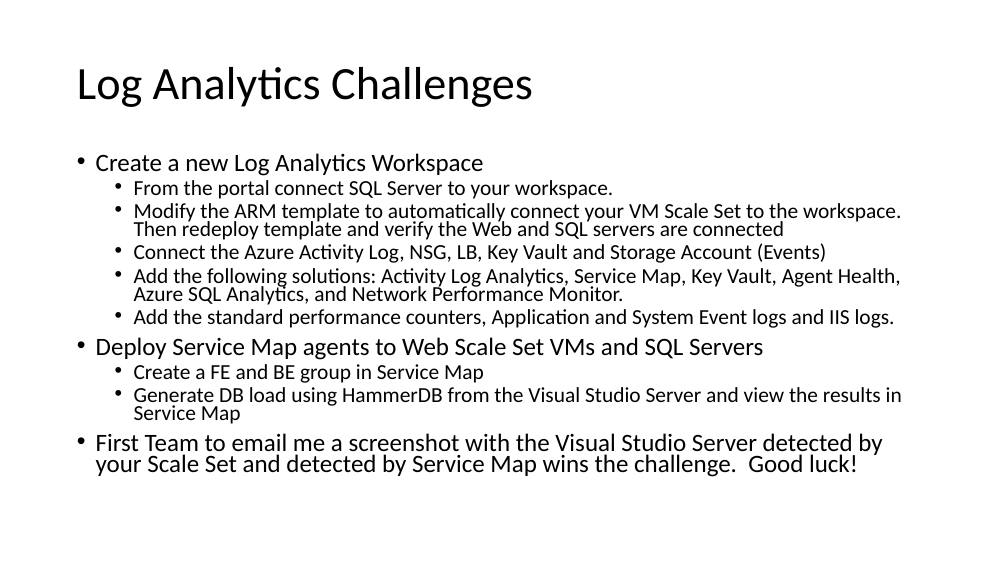
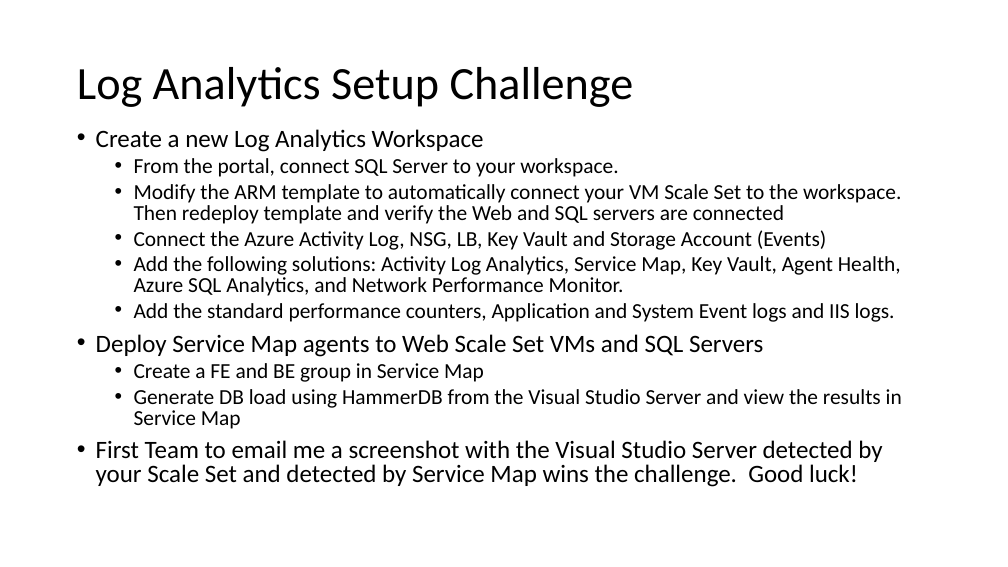
Before and after one commit to rkuehfus/AzureMonitoringHackathon, a slide deck: slide 9 of Student/Guides/Azure Monitoring Hackathon.pptx. Drawn at 1008x567 pixels with LibreOffice and Linux fonts; fonts in the diff are those of the drawing. Boxes give left, top, right and bottom in pixels: in the first picture for what was removed or moved away, otherwise in the second. Text is boxed around its words. In the diff, an @@ line names an element or a change of style, - is before the commit and + after.

Commit message:
Updated Proctor and Setup Guide

```diff
--- a/Student/Guides/Azure Monitoring Hackathon.pptx
+++ b/Student/Guides/Azure Monitoring Hackathon.pptx
@@ title at bbox=[77, 67, 634, 107]: text changed @@
-Log Analytics Challenges
+Log Analytics Setup Challenge
@@ text "Create a new Log Analytics ...": place and size @@
-text "Create a new Log Analytics ..." at bbox=[96, 153, 902, 477]
+text "Create a new Log Analytics ..." at bbox=[96, 129, 902, 487]
@@ text at bbox=[96, 129, 902, 487]: line spacing 0.7 to 0.8 @@
@@ text at bbox=[134, 158, 618, 177]: text changed @@
-  • From the portal connect SQL Server to your workspace.
+  • From the portal, connect SQL Server to your workspace.
```
Also in this commit, not shown: 1 other slide changed, 3 other files.
